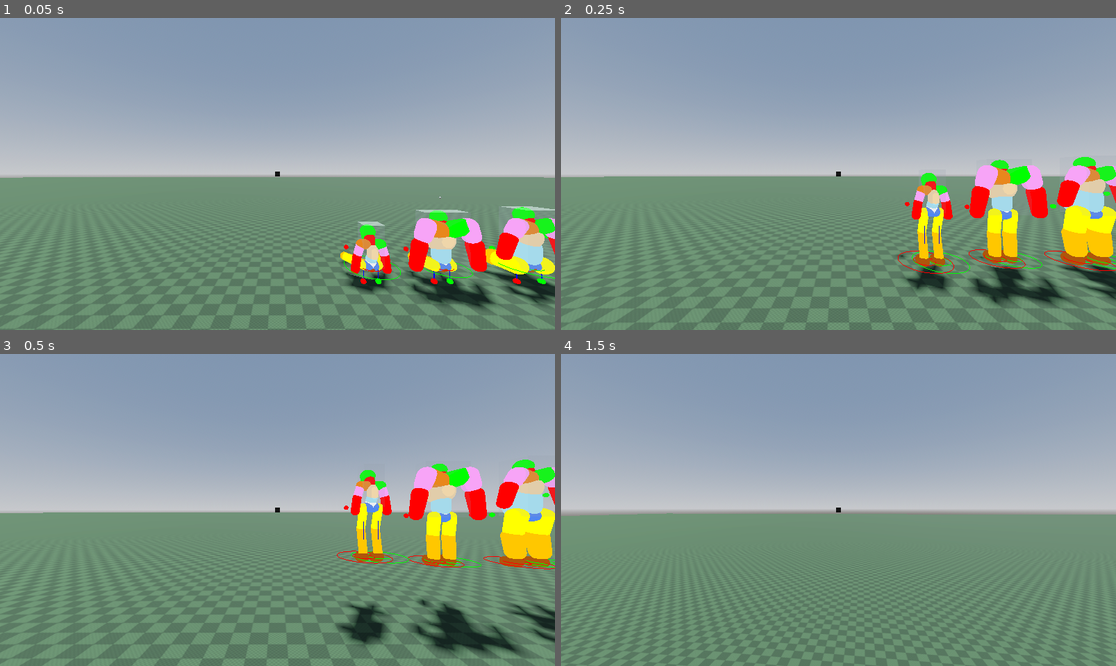
Above: before the commit, frames 1-4 (two rows, left to right).
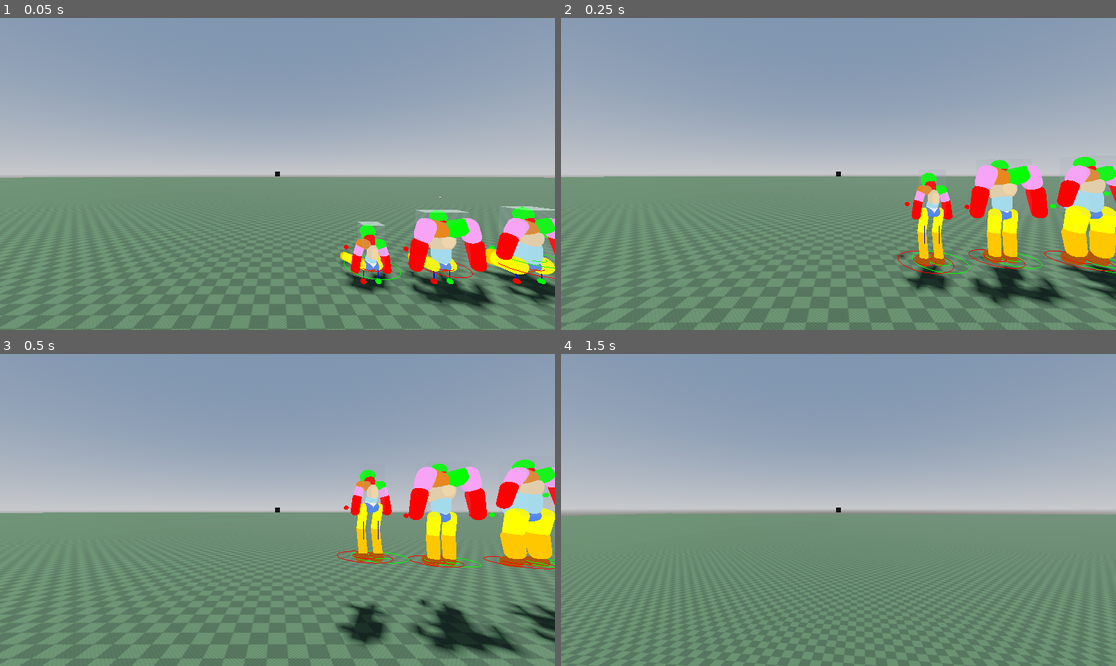
Above: after the commit, the same moments.

Repository: marcolatellafrias/character-parametric
Game: Godot game, scene res://Scenes/Demo.tscn
The game is run twice, just before and just after one commit, with the same random seed, the same clock (stepped at 60 frames per second) and the same inputs.
Inputs (mouse positions are in pixels of both pictures, inside the frame that each line leads up to):
- Up to frame 1 (0.05 s): no input
- Up to frame 2 (0.25 s): no input
- Up to frame 3 (0.5 s): no input
- Up to frame 4 (1.5 s): tap Enter at 0.5 s; move the mouse to (866, 510) at 0.52 s; hold W (move_forward) from 0.53 s (still down); click (866, 510) at 0.6 s; tap Space (jump) at 0.77 s; move the mouse to (810, 510) at 1.27 s; tap Shift (sprint) at 1.35 s

The runs differ from the first frame. In frame 1, less than 0.1% of the frame differs, in the area x 76-100%, y 75-84%; in frame 2, 0.2%, in the area x 93-100%, y 60-82%; in frame 3, nothing differs; in frame 4, nothing differs.

Commit message:
fixed ik walk bug

Diff:
--- a/Scripts/character/ik_util.gd
+++ b/Scripts/character/ik_util.gd
@@ -200,7 +200,7 @@
     var opposite_current_target = right_leg_current_target if left else left_leg_current_target #la pierna opuesta
     var upper_leg = bones.left_upper_leg if left else bones.right_upper_leg
     var lower_leg = bones.left_lower_leg if left else bones.right_lower_leg
-    var step_radius =  0.5 # current_step_radius
+    var step_radius =  current_step_radius
 
     raycast.force_raycast_update()
 
--- a/Scripts/character/skeleton_sizes_util.gd
+++ b/Scripts/character/skeleton_sizes_util.gd
@@ -50,8 +50,8 @@
 var raycast_leg_lenght: float
 var pole_distance: float
 var raycast_max_offset: float
-var step_duration : float      # how fast the foot travels toward its new spot
-var raycast_amount := 12.0        # 0 = no se mueve, 1 = normal, >1 = amplifica
+
+var raycast_amount := 10.0        # 0 = no se mueve, 1 = normal, >1 = amplifica
 var speed_for_max := 6.0          # velocidad a la que llega al offset máximo
 var axis_weights := Vector2(1.0, 1.0)                    # x (lateral), z (adelante) para atenuar por eje
 var speed_curve: Curve
@@ -62,6 +62,7 @@
 
 const alpha := 1.1   # cuánto influye el tamaño de pierna (↑ piernas ⇒ ↑ duración). 1 = lineal (como ahora)
 const beta := 1.0   # cuánto influye la velocidad (↑ vel ⇒ ↓ duración). 1 = lineal en la razón
+var step_duration : float      # how fast the foot travels toward its new spot
 var base_step_duration_ref: float = 0.3  # baseline (inspector-friendly)
 var base_step_duration: float
 
@@ -210,30 +211,31 @@
 	ik_util.current_step_radius = lerp(min_step_radius, max_step_radius, t)
 
 func _update_step_duration(delta: float, char_rigidbody: CharacterRigidBody3D, entityStats: EntityStats) -> void:
-	pass
-	#var min_speed = entityStats.speed_forw
-	#var max_speed = min_speed * entityStats.speed_multiplier
-	#
-	#var node := char_rigidbody
-	#var origin: Vector3 = node.global_transform.origin
-#
-	#if _prev_origin == Vector3.INF:
-		#_prev_origin = origin
-		#step_duration = base_step_duration
-		#return
-#
-	#var dxz := Vector2(origin.x - _prev_origin.x, origin.z - _prev_origin.z)
-	#var instant_speed: float = dxz.length() / max(delta, 0.0001)
-#
-	#var ema_alpha := 1.0 - exp(-delta / SPEED_TAU) # renamed to avoid shadowing
-	#_ema_speed += (instant_speed - _ema_speed) * ema_alpha
-#
-	#var speed_term := pow(1.0 + (_ema_speed / self.speed), self.beta) # use class const
-#
-	#var base : float = max(0.001, base_step_duration)
-	#step_duration = base * speed_term
-#
-	#_prev_origin = origin
+	var sensitivity: float = 1.0
+	var node := char_rigidbody
+	var origin: Vector3 = node.global_transform.origin
+
+	# Initialize previous position
+	if _prev_origin == Vector3.INF:
+		_prev_origin = origin
+		step_duration = base_step_duration
+		return
+
+	# Calculate horizontal distance traveled since last frame
+	var dxz := Vector2(origin.x - _prev_origin.x, origin.z - _prev_origin.z)
+	var distance := dxz.length()
+
+	# Determine how much faster or slower to step based on movement
+	# sensitivity < 1.0 → less reactive
+	# sensitivity > 1.0 → more reactive
+	var move_factor : float = clamp(distance * sensitivity / max(delta, 0.0001), 0.0, 10.0)
+
+	# Map movement factor to step duration
+	# Higher movement speed = shorter step duration
+	var speed_ratio : float = 1.0 / (1.0 + move_factor)
+	step_duration = base_step_duration * speed_ratio
+
+	_prev_origin = origin
 
 
 static func lerp_range(min_val: float, max_val: float, t: float) -> float:
